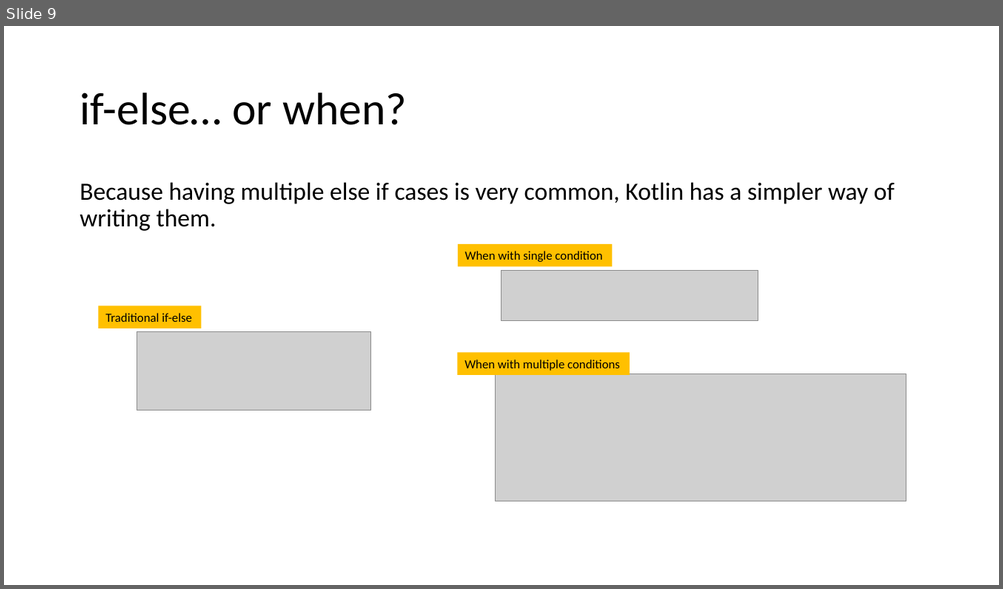
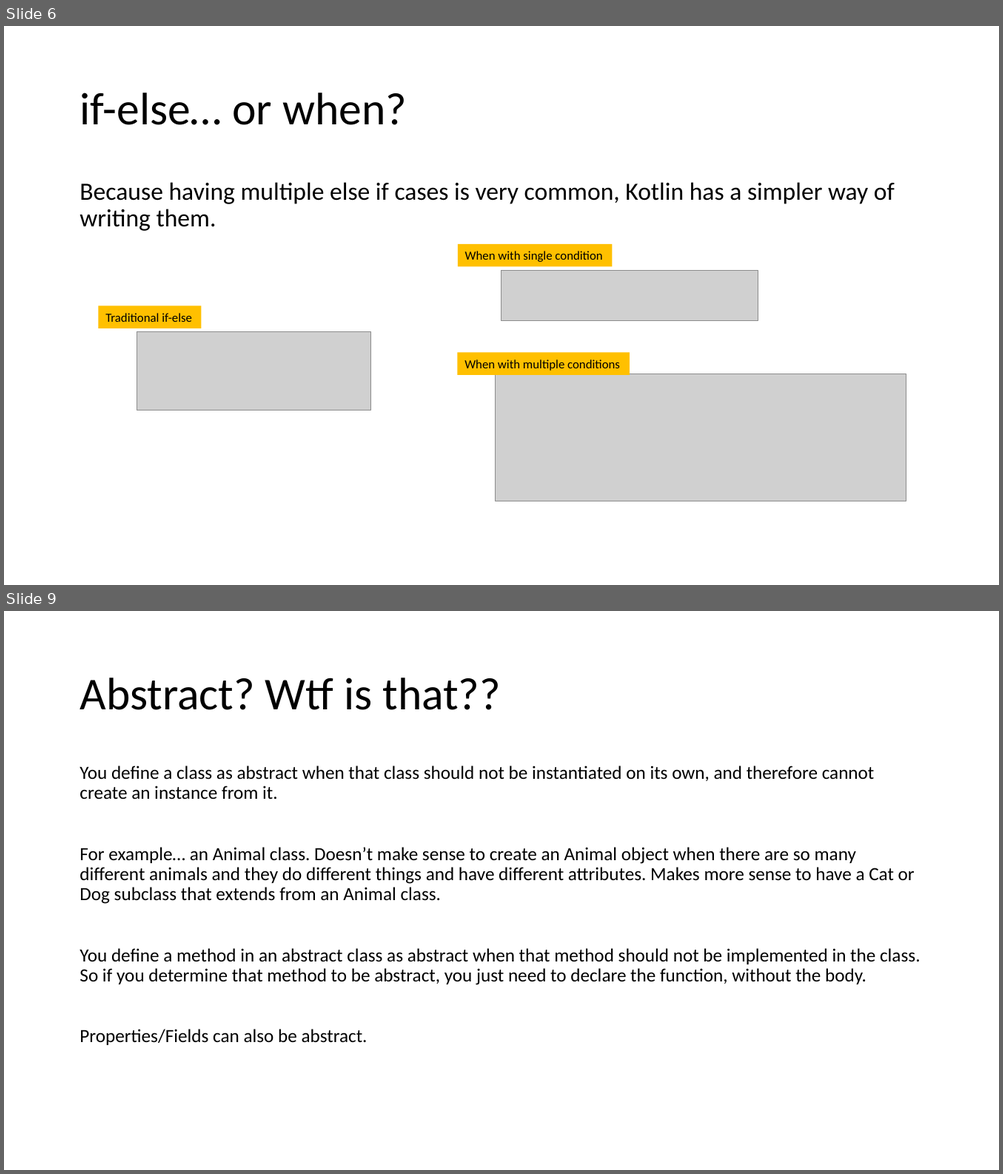
Before and after one commit to joellecorliss/Associate-Android-Developer, a slide deck: Android Basics in Kotlin.pptx. Shown one above the other, each under a label of ours: slide 9 before the commit, slides 6 and 9 after it; the slides between them are not shown. The pictures are 1003x589 and 1003x1174 pixels, drawn with LibreOffice and Linux fonts; fonts in the diff are those of the drawing; grey boxes stand for pictures. Boxes give left, top, right and bottom in pixels: in the first picture for what was removed or moved away, otherwise in the second. Text is boxed around its words. In the diff, an @@ line names an element or a change of style, - is before the commit and + after.

```diff
--- a/Android Basics in Kotlin.pptx
+++ b/Android Basics in Kotlin.pptx
@@ slide 9 added at (x1=4, y1=611, x2=999, y2=1170), background #FFFFFF @@
@@ title added at (x1=79, y1=678, x2=501, y2=710), 44 pt, text #000000 @@
+Abstract? Wtf is that??
@@ text added at (x1=79, y1=766, x2=920, y2=1045), 18 pt, text #000000 @@
+You define a class as abstract when that class should not be instantiated on its own, and therefore cannot create an instance from it.
+For example… an Animal class. Doesn’t make sense to create an Animal object when there are so many different animals and they do different things and have different attributes. Makes more sense to have a Cat or Dog subclass that extends from an Animal class.
+You define a method in an abstract class as abstract when that method should not be implemented in the class. So if you determine that method to be abstract, you just need to declare the function, without the body.
+Properties/Fields can also be abstract.
@@ what was slide 9 is now slide 6 @@
```
Also in this commit, not shown: 4 slides changed, 4 other slides added.
